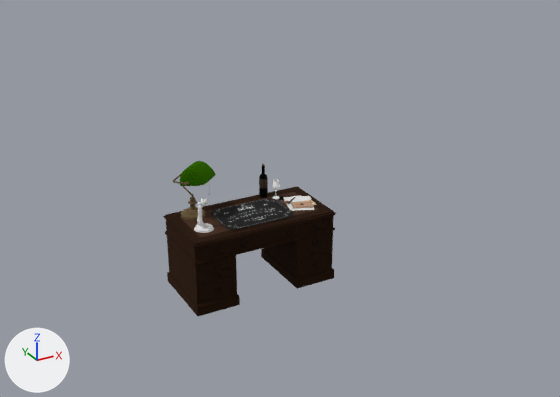
The glTF model src/client/res/board.glb: old version first, new version second.
One viewpoint serves both versions: a 50 mm lens placed at (-17.4, -35.1, 18.0), pointed at (3.4, 2.7, -0.9). The lights are fixed; the arrows at lower left show +X, +Y and +Z. Where no turn or scale is listed for an object, it has been applied to the vertices. Vertices at the same position are counted once.

Objects in the first picture: 'Board', 'Desk', 'Envelope', 'Lamp', 'Paper', 'Telephone'.
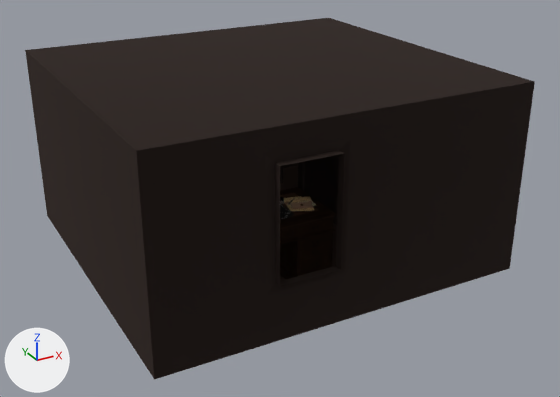
Boxes (x1, y1, x2, y2) around the edits, measured in the pictures (560 x 397 px; the box of a moved part takes in the faces that stretch with it):
```json
{"object": "Room", "change": "added", "after": [25, 18, 535, 379], "on screen": "black"}
{"object": "Desk", "change": "moved", "before": [163, 186, 336, 316], "after": [280, 187, 336, 279]}
{"object": "Board", "change": "moved", "before": [210, 198, 294, 230], "after": [280, 204, 294, 220]}
{"object": "Telephone", "change": "moved", "before": [194, 198, 214, 233], "on screen": "not visible afterwards"}
{"object": "Paper", "change": "moved", "before": [288, 196, 314, 211], "after": [289, 197, 314, 211]}
{"object": "Envelope", "change": "moved", "before": [291, 201, 313, 208], "after": [291, 202, 313, 209]}
{"object": "Wine glass", "change": "moved", "before": [272, 179, 280, 199], "on screen": "not visible afterwards"}
{"part": 1, "of": "me_plane_000", "change": "moved or reshaped", "before": [201, 198, 208, 206], "on screen": "not visible afterwards"}
{"part": 2, "of": "me_plane_000", "change": "moved or reshaped", "before": [197, 202, 203, 225], "on screen": "not visible afterwards"}
{"part": 3, "of": "me_plane_000", "change": "deleted", "before": [194, 223, 214, 233]}
{"part": 4, "of": "me_plane_000", "change": "cut back", "before": [197, 209, 203, 223]}
{"object": "Lamp", "change": "unchanged, covered by the edit", "before": [173, 161, 216, 220]}
```

Scene script edits in JSON lines:
```json
{"op": "add", "block": "img_telephone", "code": ["img_telephone = load_image('telephone', '_unpacked/telephone', 512, 512, 'sRGB')"]}
{"op": "add", "block": "img_room", "code": ["img_room = load_image('room', '_unpacked/room', 1024, 1024, 'sRGB')"]}
{"op": "add", "block": "mat_telephone", "code": ["mat_telephone = principled_material('telephone')", "mat_telephone.texture = img_telephone", "mat_telephone.metallic = 1.0", "mat_telephone.roughness = 1.0"]}
{"op": "add", "block": "mat_room", "code": ["mat_room = principled_material('room')", "mat_room.texture = img_room", "mat_room.metallic = 1.0", "mat_room.roughness = 1.0"]}
{"block": "me_plane_000", "where": "# used by ob_telephone; location = (-3.278, -0.701, 1.135); rotation_euler = (0.0, 0.0, 1.069), in degrees (0, 0, 61); scale = (0.0852, 0.0852, 0.0852)"}
{"op": "remove", "block": "me_plane_000", "code": "me_plane_000.from_pydata(...)  # 1248 vertices, 2518 faces; spans x -3.4..6.6, y -8.2..4.1, z -13.5..7.6"}
{"op": "add", "block": "me_plane_000", "code": "me_plane_000.from_pydata(...)  # 1456 vertices, 2890 faces; spans x -0.4..0.4, y -0.7..0.4, z -0.9..0.9"}
{"block": "me_plane_000", "change": "me_plane_000 part 1: the loose piece of 240 vertices spanning x -0.9..4.1, y -5.3..-0.8, z 2.4..7.6 is scaled about its middle by 0.0852, then moved by (-1.6, 2.8, -4.3), in mat_telephone (picture img_telephone)"}
{"block": "me_plane_000", "change": "me_plane_000 part 2: the loose piece of 608 vertices spanning x -0.1..3.3, y -1.7..1.7, z -10.0..4.9 is scaled about its middle by (0.0848, 0.0849, 0.0852), then moved by (-1.6, 0.0, 2.6), in mat_telephone (picture img_telephone)"}
{"block": "me_plane_000", "change": "me_plane_000 part 3: the loose piece of 80 vertices spanning x -3.4..6.6, y -8.2..4.1, z -13.5..-10.0 is deleted"}
{"block": "me_plane_000", "change": "me_plane_000 part 4: 224 vertices removed from x -3.3..0.0, y -1.7..1.7, z -6.6..1.8; 8 vertices added at x 0.0, y -0.2..0.0, z 0.6..0.7"}
{"op": "add", "block": "me_plane_000", "code": "me_plane_000.materials.append(mat_telephone)  # picture img_telephone"}
{"op": "add", "block": "me_cube", "code": ["me_cube = bpy.data.meshes.new('Cube')", "me_cube.from_pydata(...)  # 40 vertices, 58 faces; spans x -8.2..14.0, y -7.8..13.3, z -3.9..7.4", "me_cube.materials.append(mat_room)  # picture img_room"]}
{"op": "set", "path": "ob_board.location", "old": "(0.0, -0.25, 0.08)", "new": "(0.0, -0.25, 0.03)"}
{"op": "set", "path": "ob_desk.location", "old": "(0.0, 0.0, -2.17)", "new": "(0.0, 0.0, -2.22)"}
{"op": "set", "path": "ob_envelope.location", "old": "(3.04, -0.48, 0.05)", "new": "(3.04, -0.48, 0.0)"}
{"op": "set", "path": "ob_paper.location", "old": "(3.14, -0.23, 0.0)", "new": "(3.14, -0.23, -0.05)"}
{"op": "add", "block": "ob_telephone", "code": "ob_telephone.parent = ob_desk"}
{"op": "add", "block": "ob_room", "code": ["ob_room = bpy.data.objects.new('Room', me_cube)", "ob_room.location = (0.06, 1.28, -0.33)"]}
```
